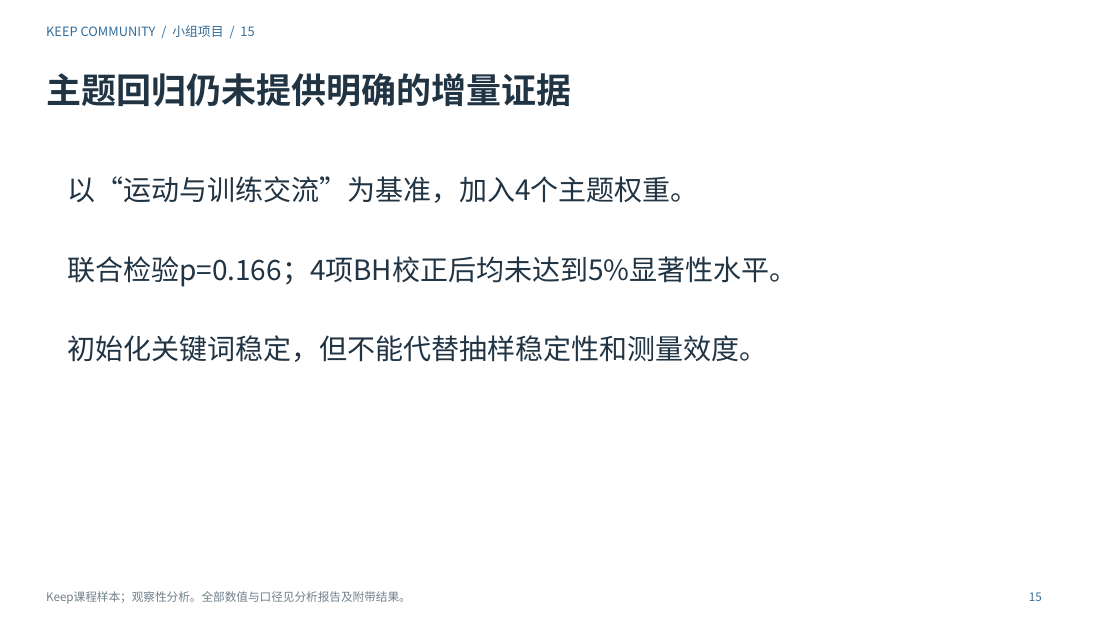
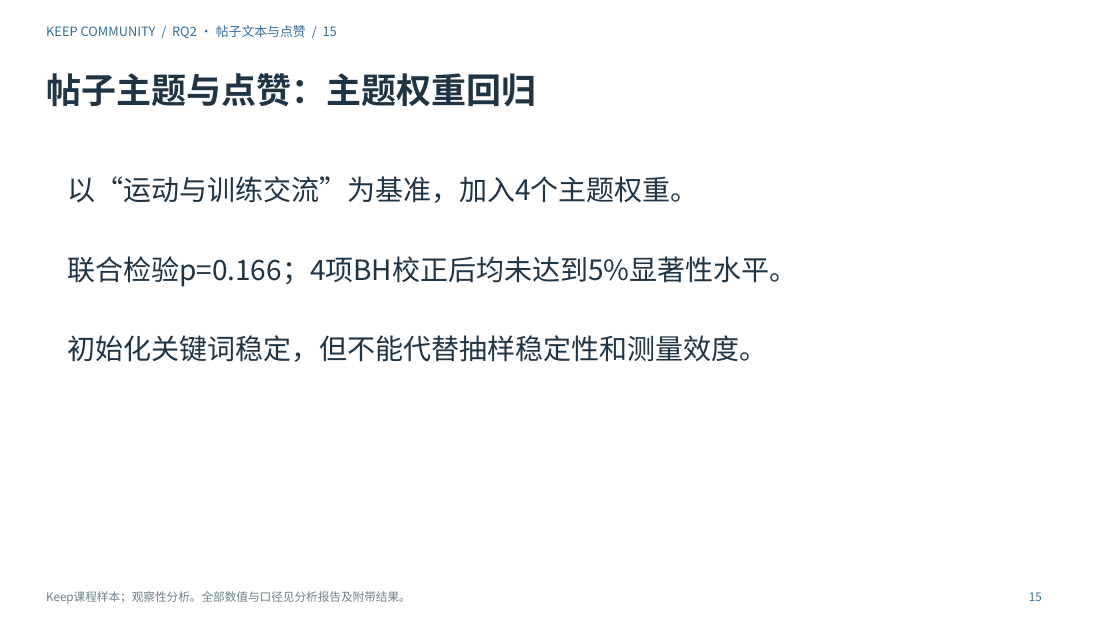
Before and after one commit to Charlie-ChenLin/keep-community-analysis, a slide deck: slide 15 of 演示文稿.pptx. Drawn at 1120x630 pixels with LibreOffice and Linux fonts; fonts in the diff are those of the drawing. Boxes give left, top, right and bottom in pixels: in the first picture for what was removed or moved away, otherwise in the second. Text is boxed around its words. In the diff, an @@ line names an element or a change of style, - is before the commit and + after.

```diff
--- a/演示文稿.pptx
+++ b/演示文稿.pptx
@@ text at <box>46,25,337,39</box>: text changed @@
-KEEP COMMUNITY / 小组项目 / 15
+KEEP COMMUNITY / RQ2 · 帖子文本与点赞 / 15
@@ text at <box>46,73,536,107</box>: text changed @@
-主题回归仍未提供明确的增量证据
+帖子主题与点赞：主题权重回归
```
Also in this commit, not shown: 6 other slides changed, 32 other files.
